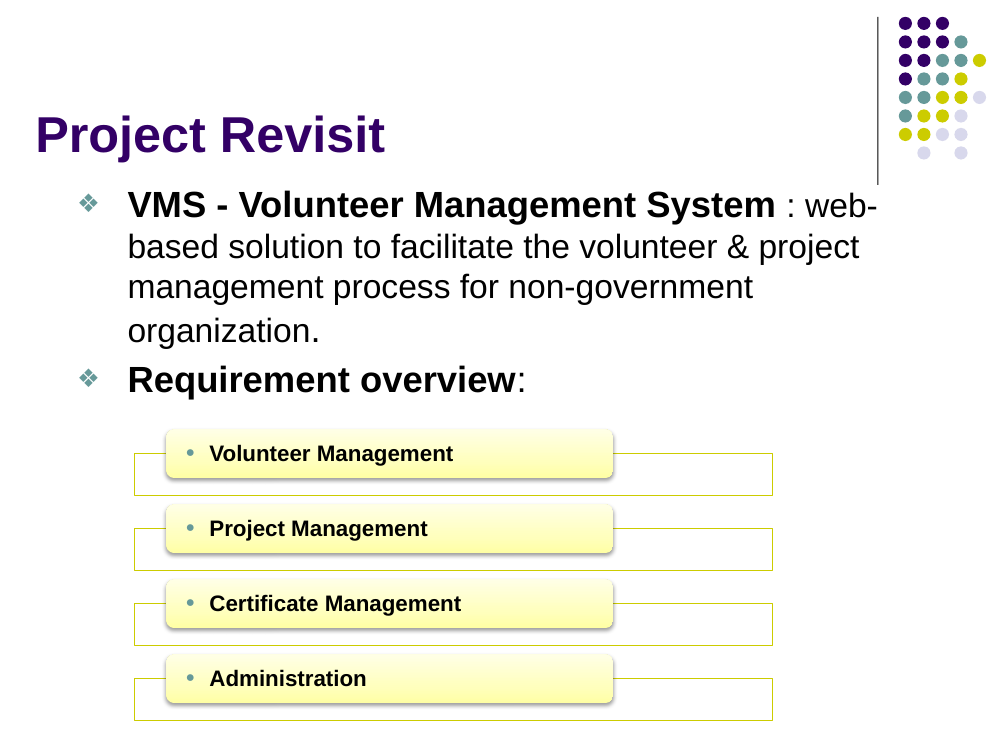
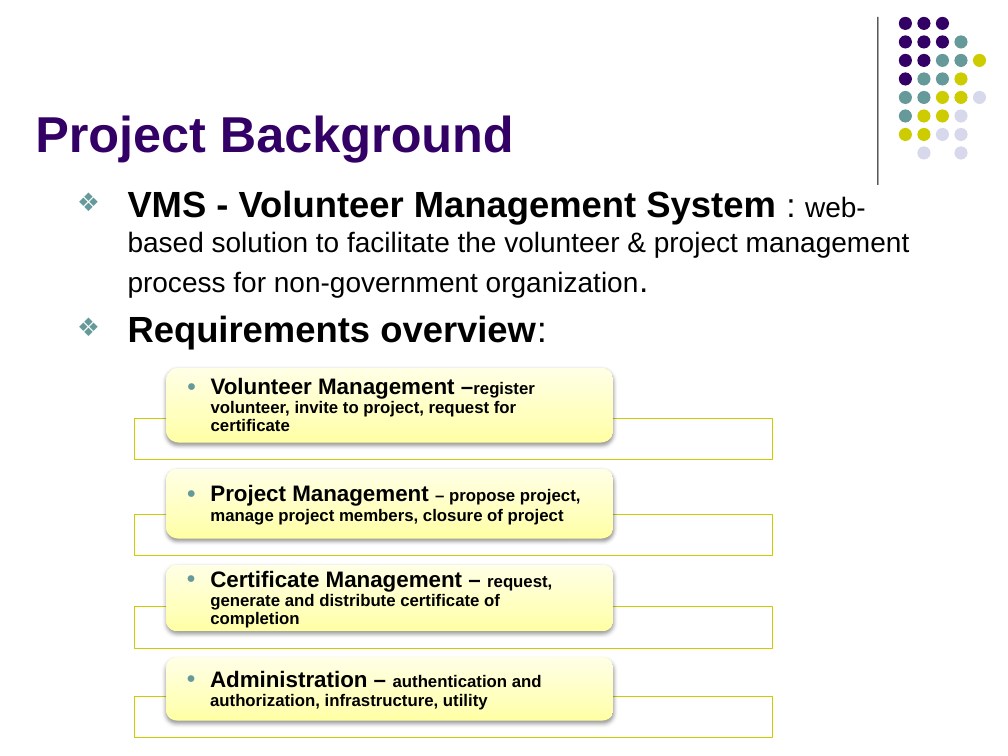
Before and after one commit to imireasa/mtech-se18-t08s, a slide deck: slide 3 of docs/W-9 Working Document/W-9.3 Presentation Slides/Phase 3/vms_presentation_3_v0.1.pptx. Drawn at 1008x756 pixels with LibreOffice and Linux fonts; fonts in the diff are those of the drawing. Boxes give left, top, right and bottom in pixels: in the first picture for what was removed or moved away, otherwise in the second. Text is boxed around its words. In the diff, an @@ line names an element or a change of style, - is before the commit and + after.

```diff
--- a/docs/W-9 Working Document/W-9.3 Presentation Slides/Phase 3/vms_presentation_3_v0.1.pptx
+++ b/docs/W-9 Working Document/W-9.3 Presentation Slides/Phase 3/vms_presentation_3_v0.1.pptx
@@ title at (35,115,514,162): text changed @@
-Project Revisit
+Project Background
@@ text at (128,190,910,297): size 24 to 20 pt in "web-based solution to facilitate the volunteer & ..."; size 26 to 24 pt in "organization." @@
@@ text at (128,315,547,350): text changed @@
-❖ Requirement overview:
+❖ Requirements overview:
@@ rounded rectangle: place and size @@
-rounded rectangle at (166,429,613,478)
+rounded rectangle at (166,368,613,443)
@@ text at (211,377,534,431): text changed; size 16 to 12 pt @@
-● Volunteer Management
+● Volunteer Management –register volunteer, invite to project, request for certificate
@@ rectangle: place and size @@
-rectangle at (134,454,772,495)
+rectangle at (134,418,772,460)
@@ rounded rectangle: place and size @@
-rounded rectangle at (166,504,613,552)
+rounded rectangle at (166,469,613,538)
@@ text at (210,484,581,525): text changed; size 16 to 12 pt @@
-● Project Management
+● Project Management – propose project, manage project members, closure of project
@@ rectangle: place and size @@
-rectangle at (134,529,772,571)
+rectangle at (134,514,772,555)
@@ rounded rectangle: place and size @@
-rounded rectangle at (166,580,613,628)
+rounded rectangle at (166,564,613,631)
@@ text at (210,570,552,628): text changed; size 16 to 12 pt @@
-● Certificate Management
+● Certificate Management – request, generate and distribute certificate of completion
@@ rounded rectangle: place and size @@
-rounded rectangle at (166,654,613,703)
+rounded rectangle at (166,657,613,721)
@@ text at (210,670,542,710): text changed; size 16 to 12 pt @@
-● Administration
+● Administration – authentication and authorization, infrastructure, utility
@@ rectangle: place and size @@
-rectangle at (134,678,772,720)
+rectangle at (134,697,772,738)
```
Also in this commit, not shown: 19 other slides changed, 7 slides added, 3 slides removed.
